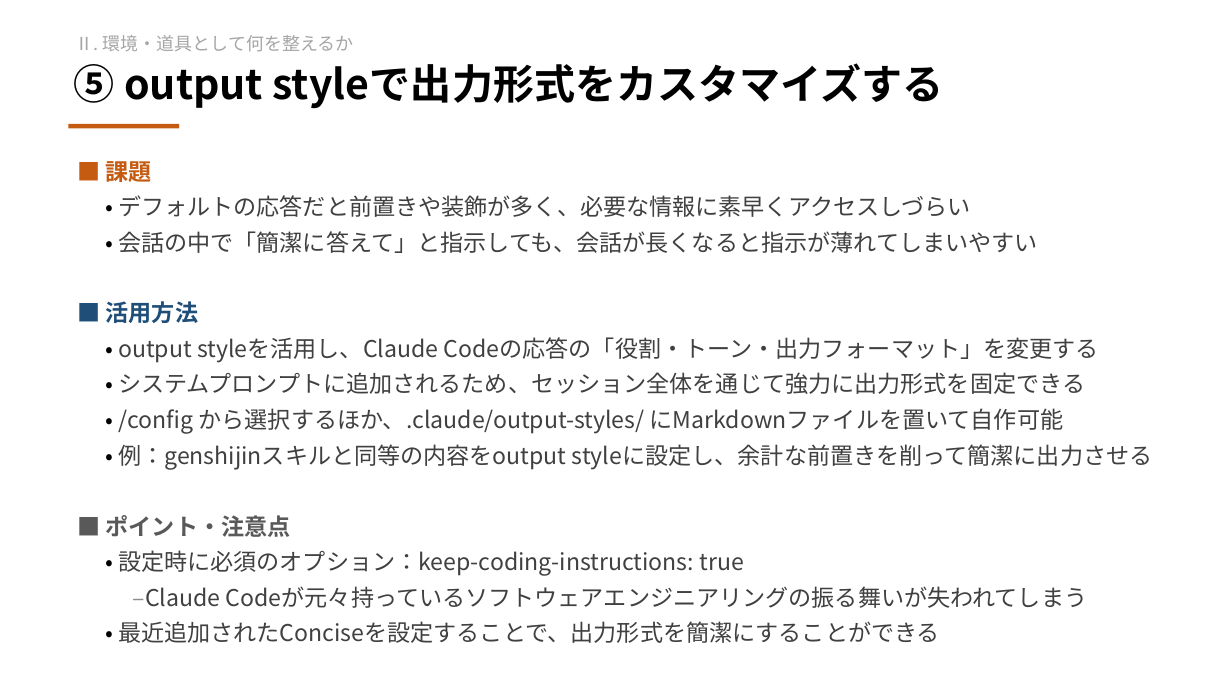
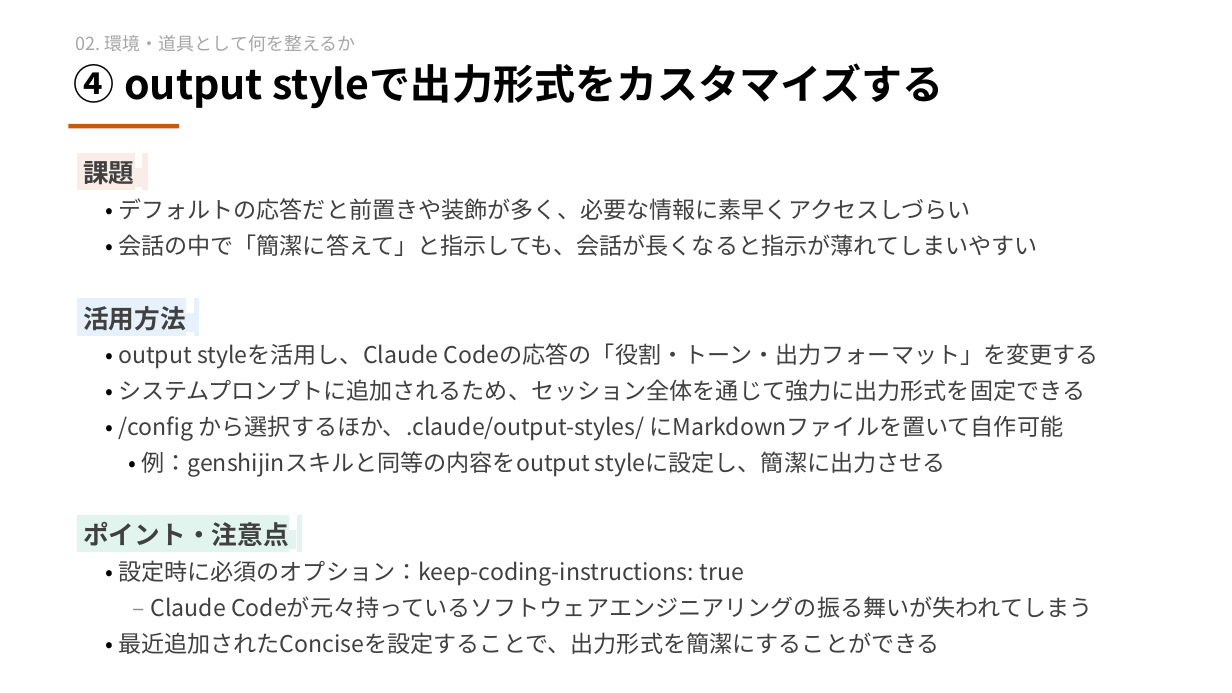
Before and after one commit to masa12y/docs, a slide deck: slide 12 of 勉強会/Claude_Codeの活用方法.pptx (slide 14 before the commit). Drawn at 1232x693 pixels with LibreOffice and Linux fonts; fonts in the diff are those of the drawing. Boxes give left, top, right and bottom in pixels: in the first picture for what was removed or moved away, otherwise in the second. Text is boxed around its words. In the diff, an @@ line names an element or a change of style, - is before the commit and + after.

```diff
--- a/勉強会/Claude_Codeの活用方法.pptx
+++ b/勉強会/Claude_Codeの活用方法.pptx
@@ text at [76,35,356,51]: text changed @@
-Ⅱ. 環境・道具として何を整えるか
+02. 環境・道具として何を整えるか
@@ text at [74,63,944,109]: text changed @@
-⑤ output styleで出力形式をカスタマイズする
+④ output styleで出力形式をカスタマイズする
@@ text at [83,156,134,189]: text changed; size 18 to 20 pt; text colour #C55A11 to #404040 @@
-■ 課題
+課題a
@@ text at [83,306,186,331]: text changed; size 18 to 20 pt; text colour #1F4E79 to #404040 @@
-■ 活用方法
+活用方法a
@@ text at [83,451,946,546]: text changed @@
-• 例：genshijinスキルと同等の内容をoutput styleに設定し、余計な前置きを削って簡潔に出力させる
-■ ポイント・注意点
+• 例：genshijinスキルと同等の内容をoutput styleに設定し、簡潔に出力させる
+ポイント・注意点a
@@ text at [150,596,1092,618]: spaces changed @@
-–Claude Codeが元々持っているソフトウェアエンジニアリングの振る舞いが失われてしまう
+– Claude Codeが元々持っているソフトウェアエンジニアリングの振る舞いが失われてしまう
```
Also in this commit, not shown: 18 other slides changed, 1 slide added, 3 slides removed, 2 other files.
